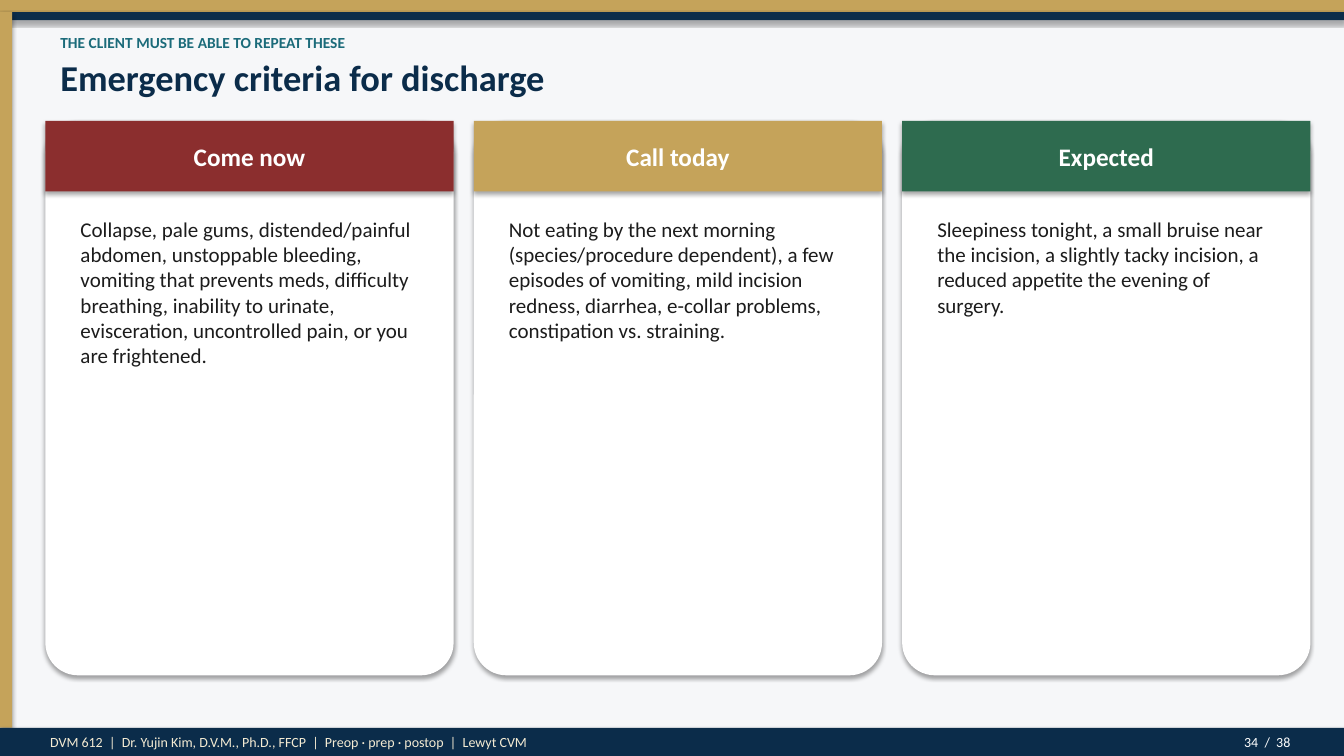
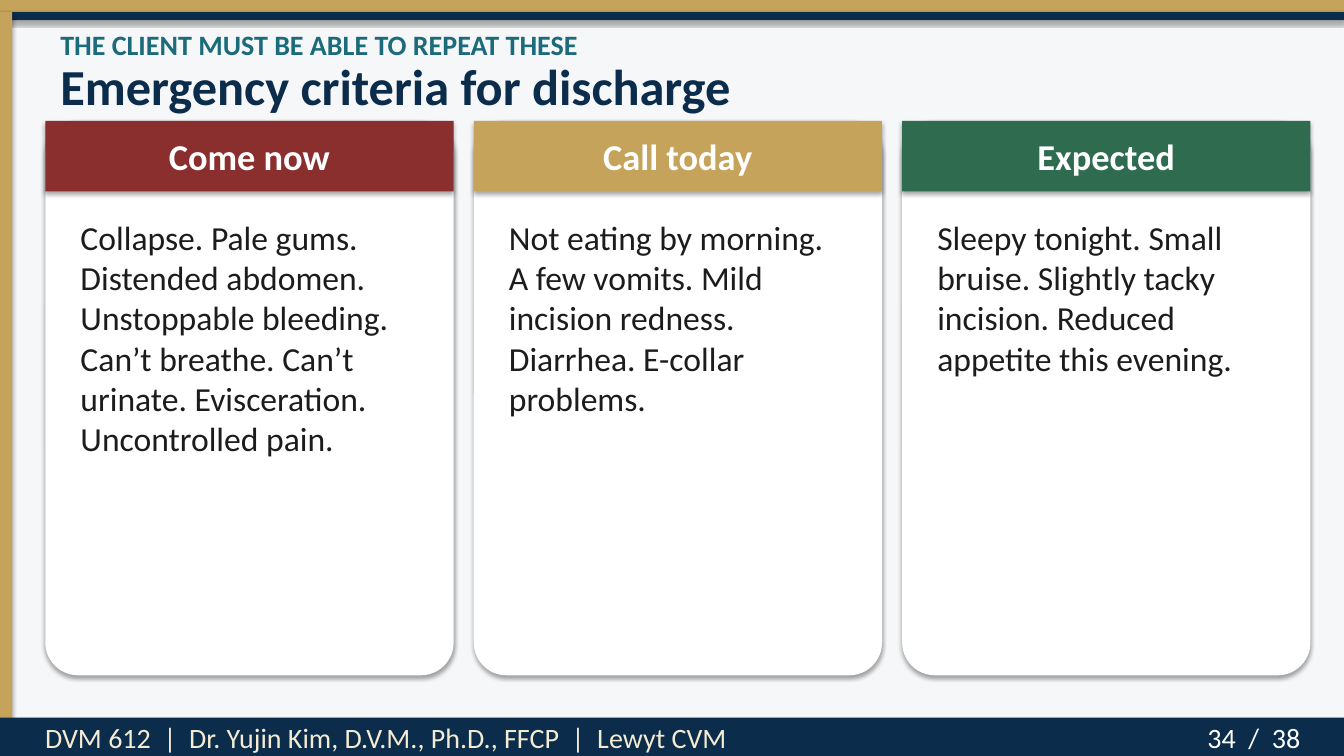
Before and after one commit to drkimvet/happycare, a slide deck: slide 34 of lectures/DVM-612_Week4_Preop_PatientPrep_Postop.pptx. Drawn at 1344x756 pixels with LibreOffice and Linux fonts; fonts in the diff are those of the drawing. Boxes give left, top, right and bottom in pixels: in the first picture for what was removed or moved away, otherwise in the second. Text is boxed around its words. In the diff, an @@ line names an element or a change of style, - is before the commit and + after.

```diff
--- a/lectures/DVM-612_Week4_Preop_PatientPrep_Postop.pptx
+++ b/lectures/DVM-612_Week4_Preop_PatientPrep_Postop.pptx
@@ rectangle: place and size @@
-rectangle at (0,12,12,728)
+rectangle at (0,12,12,718)
@@ text "THE CLIENT MUST BE ABLE ..." at (60,36,578,55): size 11 to 20 pt @@
@@ text "Emergency criteria for discharge" at (60,69,730,114): size 26 to 36 pt @@
@@ size 18 to 26 pt in 3 elements at (169,146,330,171), (603,144,752,176), (1037,144,1174,176) @@
@@ text at (80,226,388,457): text changed; size 15 to 24 pt @@
-Collapse, pale gums, distended/painful abdomen, unstoppable bleeding, vomiting that prevents meds, difficulty breathing, inability to urinate, evisceration, uncontrolled pain, or you are frightened.
+Collapse. Pale gums. Distended abdomen. Unstoppable bleeding. Can’t breathe. Can’t urinate. Evisceration. Uncontrolled pain.
@@ text at (509,226,824,417): text changed; size 15 to 24 pt @@
-Not eating by the next morning (species/procedure dependent), a few episodes of vomiting, mild incision redness, diarrhea, e-collar problems, constipation vs. straining.
+Not eating by morning. A few vomits. Mild incision redness. Diarrhea. E-collar problems.
@@ text at (937,226,1231,377): text changed; size 15 to 24 pt @@
-Sleepiness tonight, a small bruise near the incision, a slightly tacky incision, a reduced appetite the evening of surgery.
+Sleepy tonight. Small bruise. Slightly tacky incision. Reduced appetite this evening.
@@ rectangle: place and size @@
-rectangle at (0,728,1344,756)
+rectangle at (0,718,1344,756)
@@ text "34 / 38": place and size @@
-text "34 / 38" at (1244,737,1290,747)
+text "34 / 38" at (1207,729,1300,749)
@@ text "34 / 38" at (1207,729,1300,749): size 10 to 20 pt @@
@@ text at (45,728,727,753): text changed; size 10 to 20 pt @@
-DVM 612 | Dr. Yujin Kim, D.V.M., Ph.D., FFCP | Preop · prep · postop | Lewyt CVM
+DVM 612 | Dr. Yujin Kim, D.V.M., Ph.D., FFCP | Lewyt CVM
```
Also in this commit, not shown: 37 other slides changed, 2 other files.
